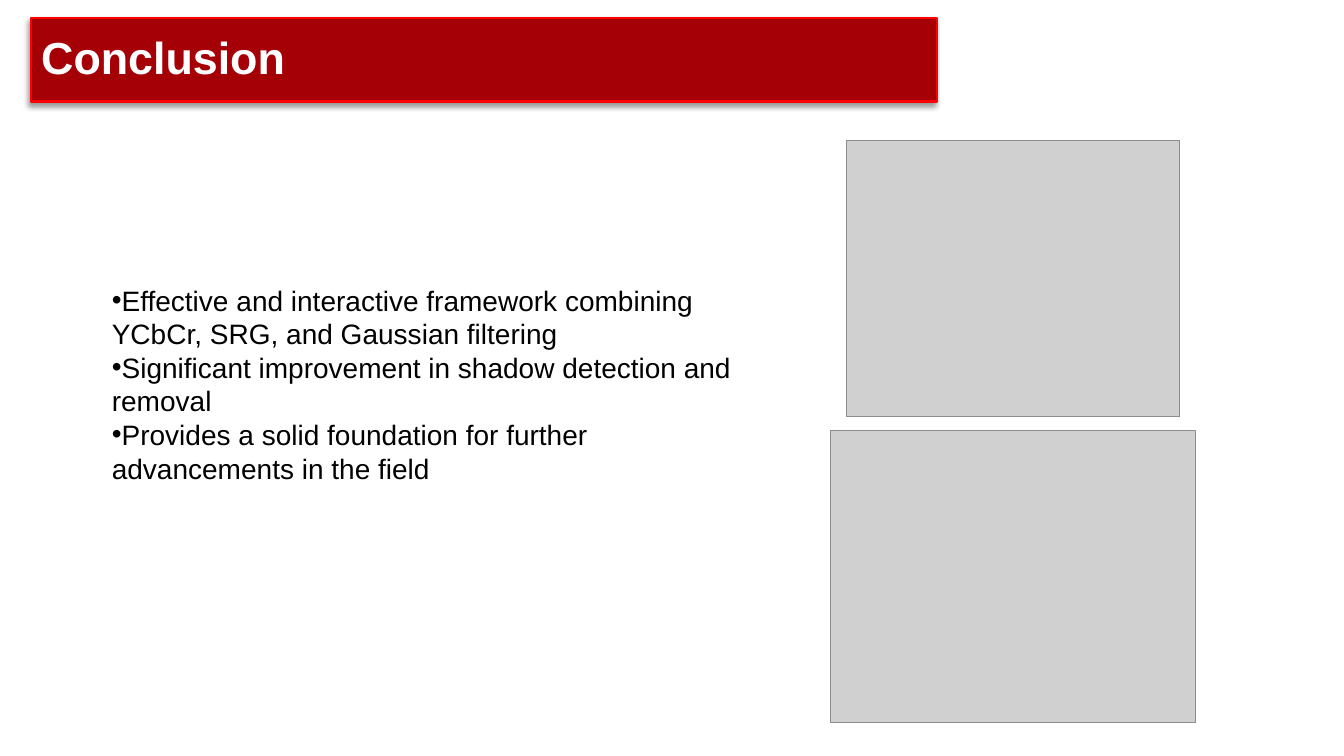
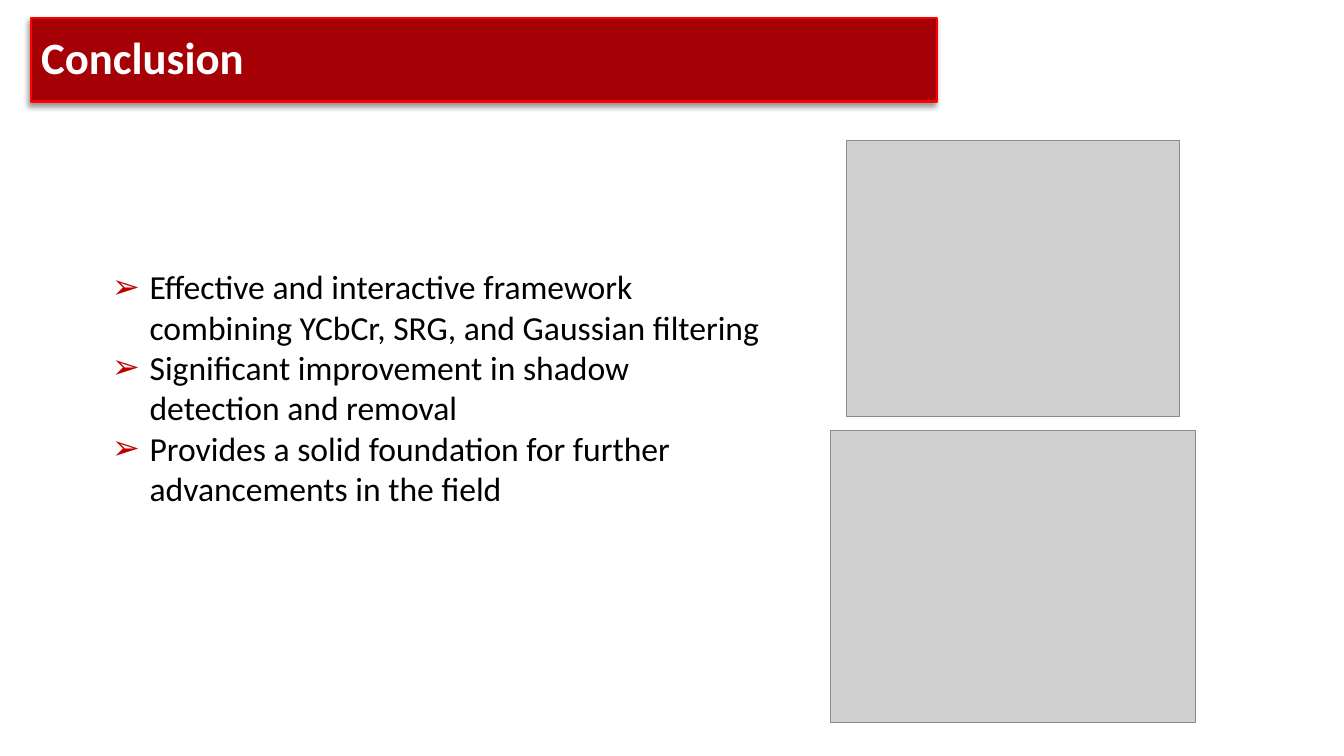
Before and after one commit to RealJustinNi/CS270-Digitial-Image-Processing-Project, a slide deck: slide 10 of DIP2024_Group2_pre.pptx. Drawn at 1344x756 pixels with LibreOffice and Linux fonts; fonts in the diff are those of the drawing; grey boxes stand for pictures; background and template pictures are left out. Boxes give left, top, right and bottom in pixels: in the first picture for what was removed or moved away, otherwise in the second. Text is boxed around its words. In the diff, an @@ line names an element or a change of style, - is before the commit and + after.

Commit message:
fix fonts, add contents

```diff
--- a/DIP2024_Group2_pre.pptx
+++ b/DIP2024_Group2_pre.pptx
@@ title "Conclusion" at [31,18,938,102]: font Arial to Calibri @@
@@ text "Effective and interactive framework combining ...": place and size @@
-text "Effective and interactive framework combining ..." at [112,290,731,480]
+text "Effective and interactive framework combining ..." at [150,275,759,502]
@@ text "Effective and interactive framework combining ..." at [150,275,759,502]: size 20 to 24 pt, font Arial to Calibri; bullet • to ➢ @@
```
Also in this commit, not shown: 8 other slides changed.
